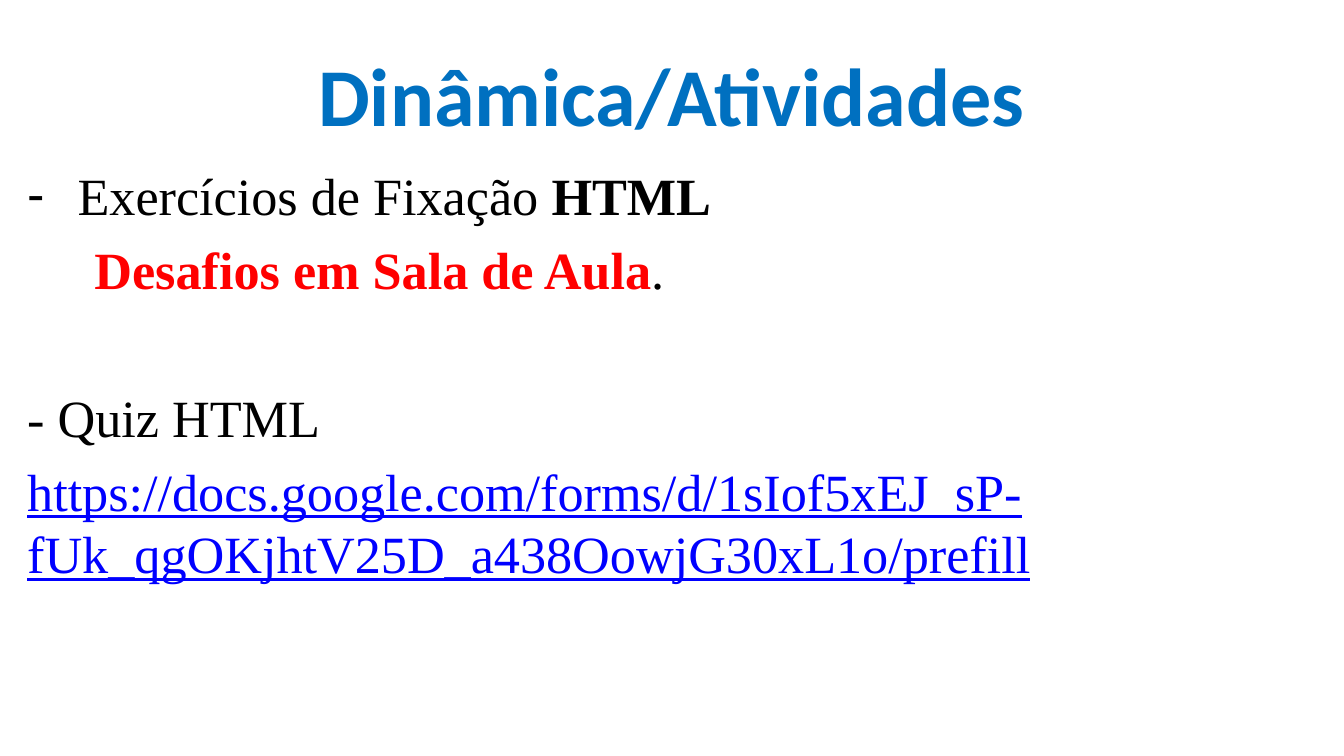
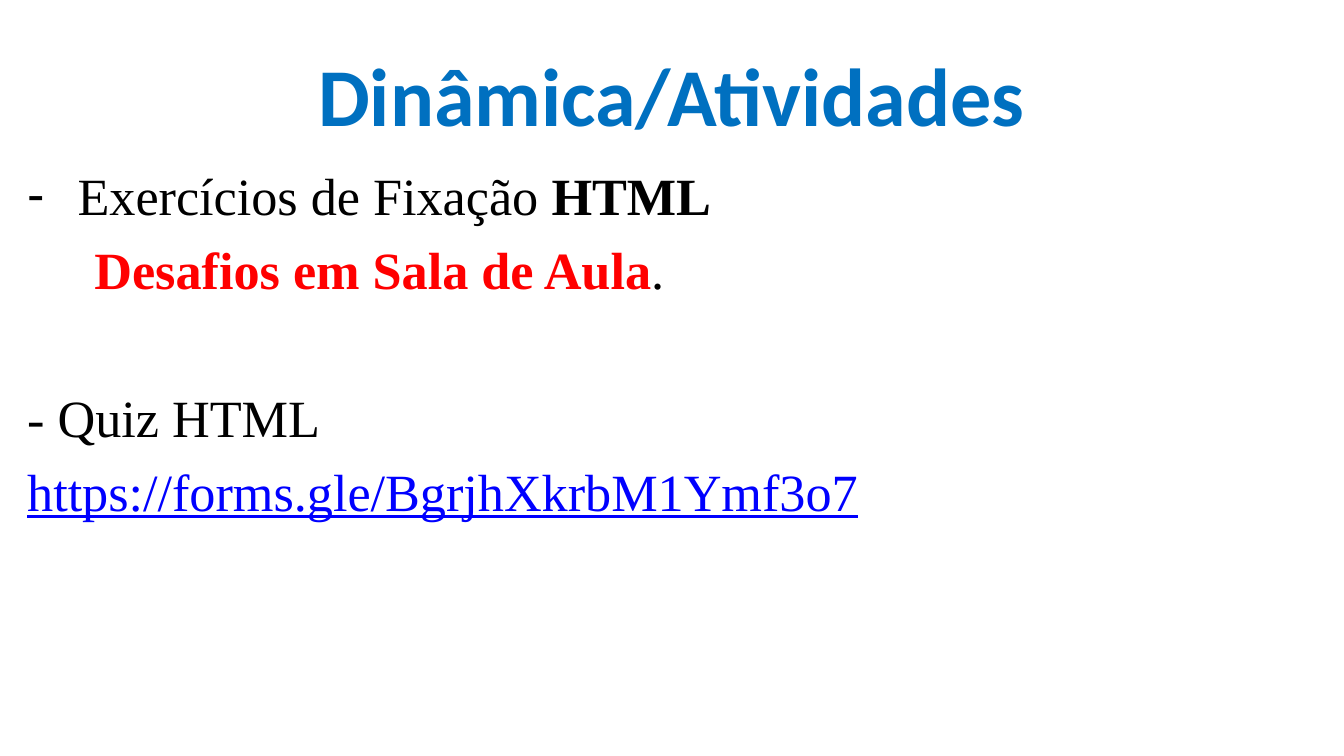
Before and after one commit to CloudEducationBrazil/WydenDesenvolvimentoWebPHP, a slide deck: slide 54 of 01 Classes/Aula 04 Desenvolvimento Web - HTML.pptx. Drawn at 1344x756 pixels with LibreOffice and Linux fonts; fonts in the diff are those of the drawing; background and template pictures are left out. Boxes give left, top, right and bottom in pixels: in the first picture for what was removed or moved away, otherwise in the second. Text is boxed around its words. In the diff, an @@ line names an element or a change of style, - is before the commit and + after.

Commit message:
Form Gmail HTML

```diff
--- a/01 Classes/Aula 04 Desenvolvimento Web - HTML.pptx
+++ b/01 Classes/Aula 04 Desenvolvimento Web - HTML.pptx
@@ text at (27, 474, 858, 522): text changed @@
-https://docs.google.com/forms/d/1sIof5xEJ_sP-fUk_qgOKjhtV25D_a438OowjG30xL1o/prefill
+https://forms.gle/BgrjhXkrbM1Ymf3o7
```
